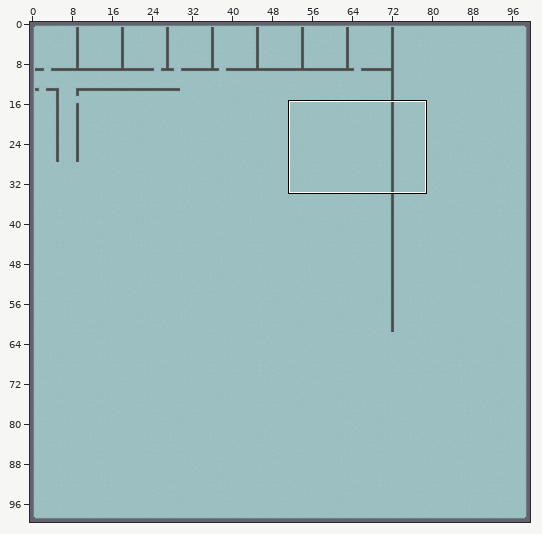
Tiled map: maps/clab_map.tmx. The picture above shows the old version from afar; the outline marks the close-up.
Close-up. Before the edit:
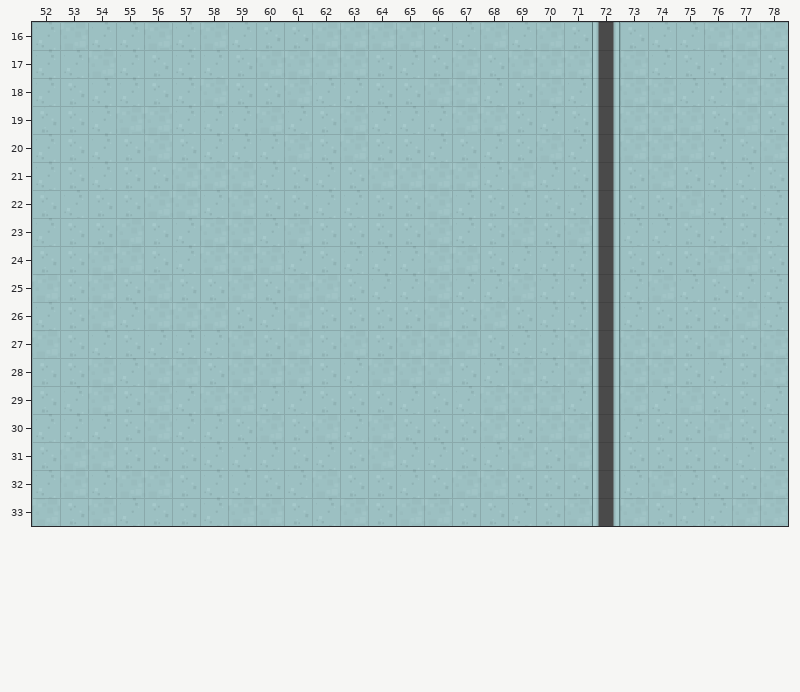
Cells are 64x64 px. Shown: x 52..78, y 16..33. The commit also changed other parts of the map, which this record leaves out.
The same view after the edit:
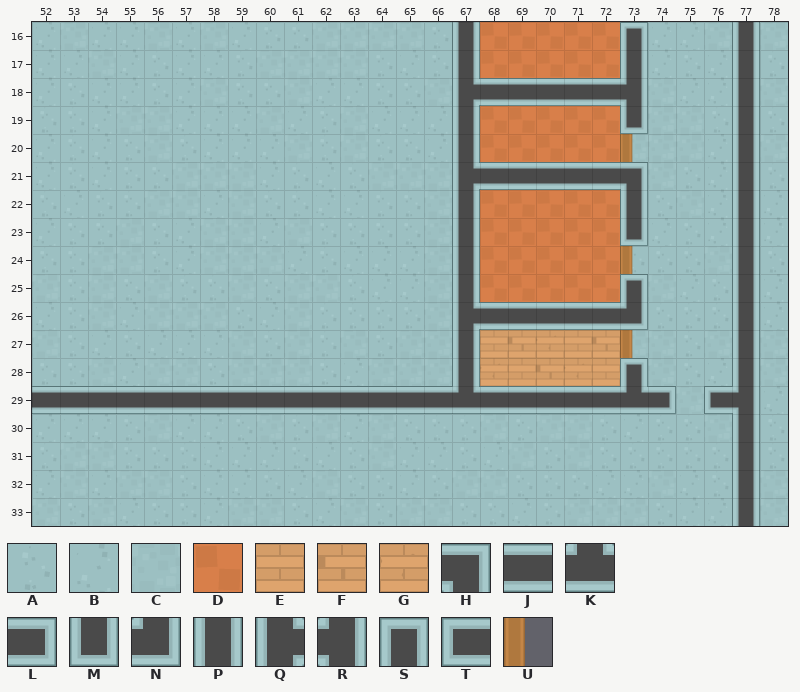
Key: from "tiles": A 6, B 7, C 9, D 12, E 95, F 97, G 99, H 280, J 281, K 283, L 284, M 285, N 307, P 308, Q 309, R 310, S 311, T 312, U 438.
_ is an empty cell.
Difference:
Layer "Floor":
Tile A gives way to one hidden under a higher layer in row 18 at x 69; in row 21 at x 71.
Tile B gives way to one hidden under a higher layer in row 18 at x 68 and 71; in row 21 at x 68 and 70.
Tile C gives way to one hidden under a higher layer in row 18 at x 70; in row 21 at x 69.
The author put tile D in rows 16 to 17 at x 72; in rows 19 to 20 at x 72; in rows 22 to 25 at x 72.
Tile A becomes tile D in row 16 at x 71; in row 17 at x 68; in row 19 at x 69 and 71; in row 20 at x 69; in rows 22 to 23 at x 68 and 70; in row 24 at x 68.
Tile B becomes tile D in row 16 at x 69; in row 19 at x 70; in row 20 at x 68 and 71; in row 22 at x 69 and 71; in row 24 at x 69 to 71; in row 25 at x 68 and 70 to 71.
Tile C becomes tile D in row 16 at x 68 and 70; in row 17 at x 69 to 71; in row 19 at x 68; in row 20 at x 70; in row 23 at x 69 and 71; in row 25 at x 69.
The author put tile E in row 28 at x 72.
Tile A becomes tile E in row 27 at x 68.
Tile C becomes tile E in row 27 at x 71; in row 28 at x 69.
The author put tile F in row 27 at x 72.
Tile B becomes tile F in row 27 at x 69; in row 28 at x 70.
Tile B becomes tile G in row 27 at x 70; in row 28 at x 68.
Tile C becomes tile G in row 28 at x 71.
Layer "Walls":
The author put tile H in row 21 at x 73.
Tile P becomes tile J in row 18 at x 72; in row 21 at x 72; in row 26 at x 72; in row 29 at x 72.
The author put tile J in row 18 at x 68 to 71; in row 21 at x 68 to 71; in row 26 at x 68 to 71; in row 29 at x 52 to 66 and 68 to 71.
The author put tile K in row 29 at x 67 and 73.
The author put tile L in row 29 at x 74.
The author put tile M in row 19 at x 73; in row 23 at x 73.
The author put tile N in row 26 at x 73.
The author put tile P in row 16 at x 67 and 77; in row 17 at x 67, 73 and 77; in row 18 at x 77; in rows 19 to 20 at x 67 and 77; in row 21 at x 77; in row 22 at x 67, 73 and 77.
The author put tile P in rows 23 to 25 at x 67 and 77; in row 26 at x 77; in rows 27 to 28 at x 67 and 77; in rows 30 to 33 at x 77.
The author put tile Q in row 18 at x 67; in row 21 at x 67; in row 26 at x 67.
The author put tile R in row 18 at x 73; in row 29 at x 77.
The author put tile S in row 16 at x 73; in row 25 at x 73; in row 28 at x 73.
The author put tile T in row 29 at x 76.
The author put tile U in row 20 at x 73; in row 24 at x 73; in row 27 at x 73.
The edit erases tile P in rows 16 to 17 at x 72; in rows 19 to 20 at x 72; in rows 22 to 25 at x 72; in rows 27 to 28 at x 72; in rows 30 to 33 at x 72.
